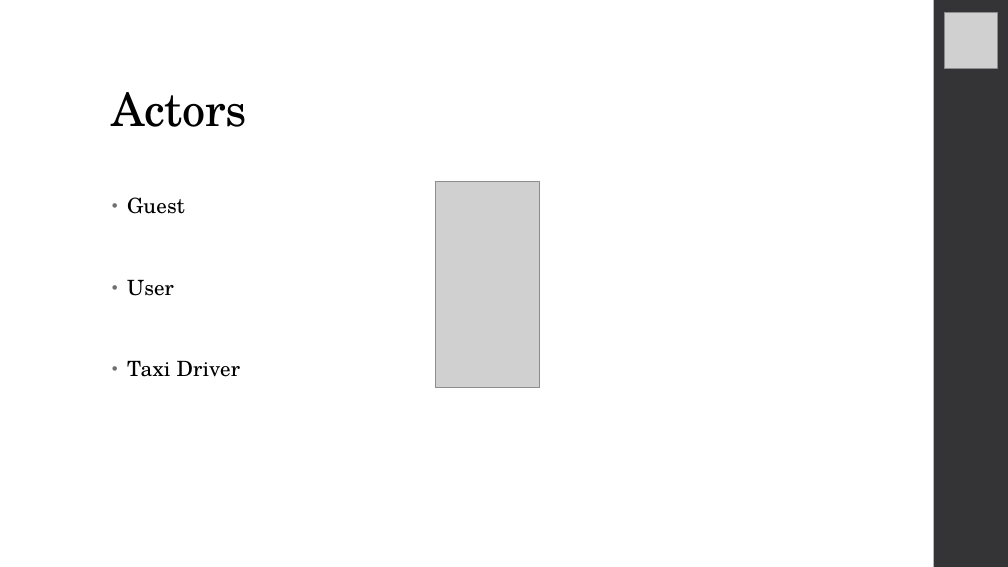
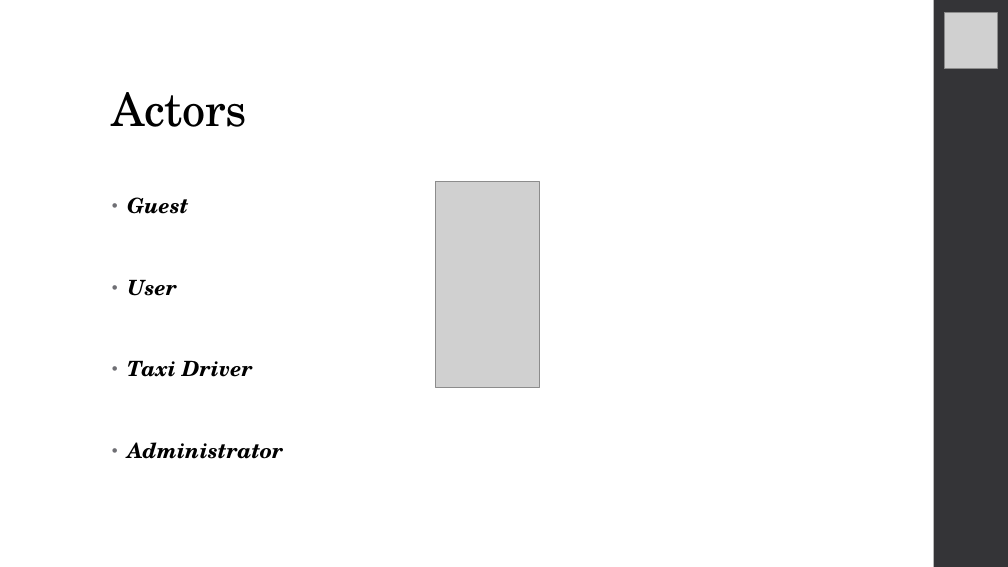
Before and after one commit to RiccardoDeTogni/BucciDeTogniTaxiService, a slide deck: slide 5 of Slides.pptx. Drawn at 1008x567 pixels with LibreOffice and Linux fonts; fonts in the diff are those of the drawing; grey boxes stand for pictures. Boxes give left, top, right and bottom in pixels: in the first picture for what was removed or moved away, otherwise in the second. Text is boxed around its words. In the diff, an @@ line names an element or a change of style, - is before the commit and + after.

```diff
--- a/Slides.pptx
+++ b/Slides.pptx
@@ text at box(127, 197, 252, 377): bold on, italic on in "Guest", "User", "Taxi Driver" @@
@@ text at box(127, 442, 283, 459): paragraph added @@
+• Administrator
```
Also in this commit, not shown: 9 other slides changed, 1 slide added, 1 slide removed, 2 other files.
